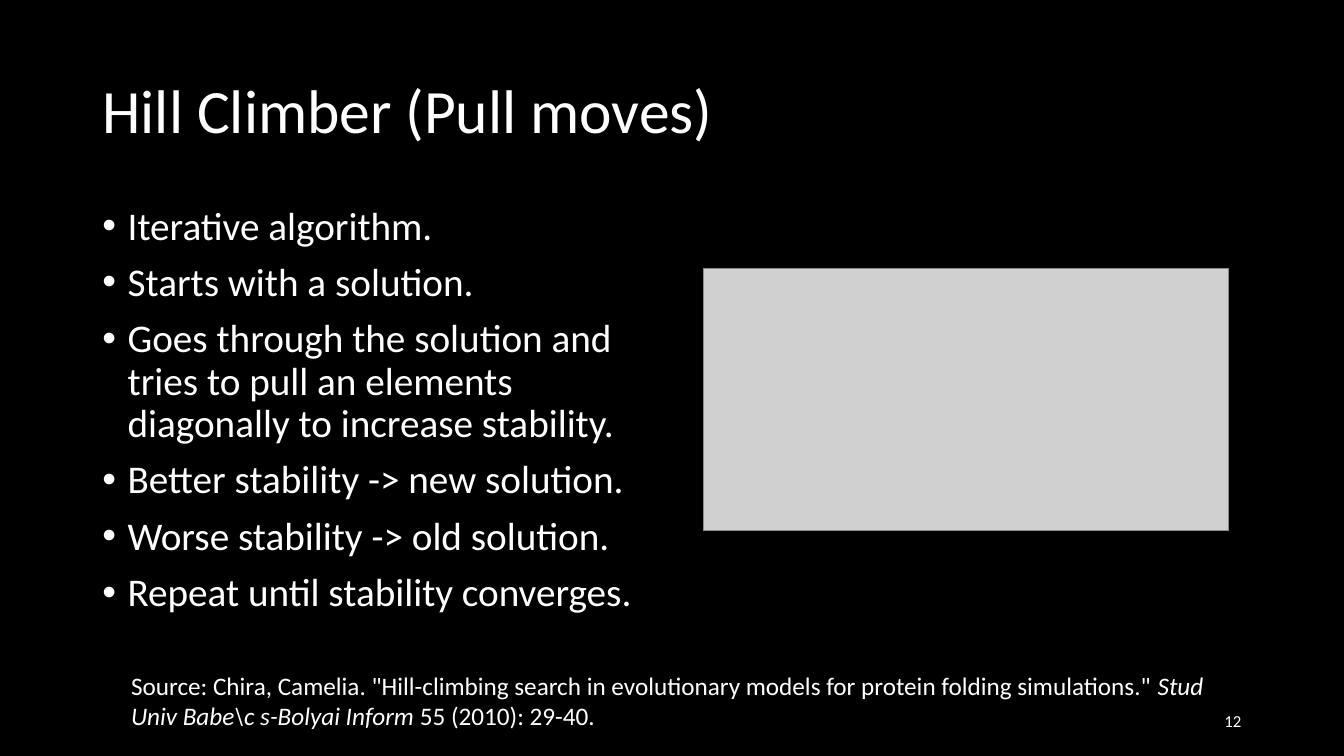
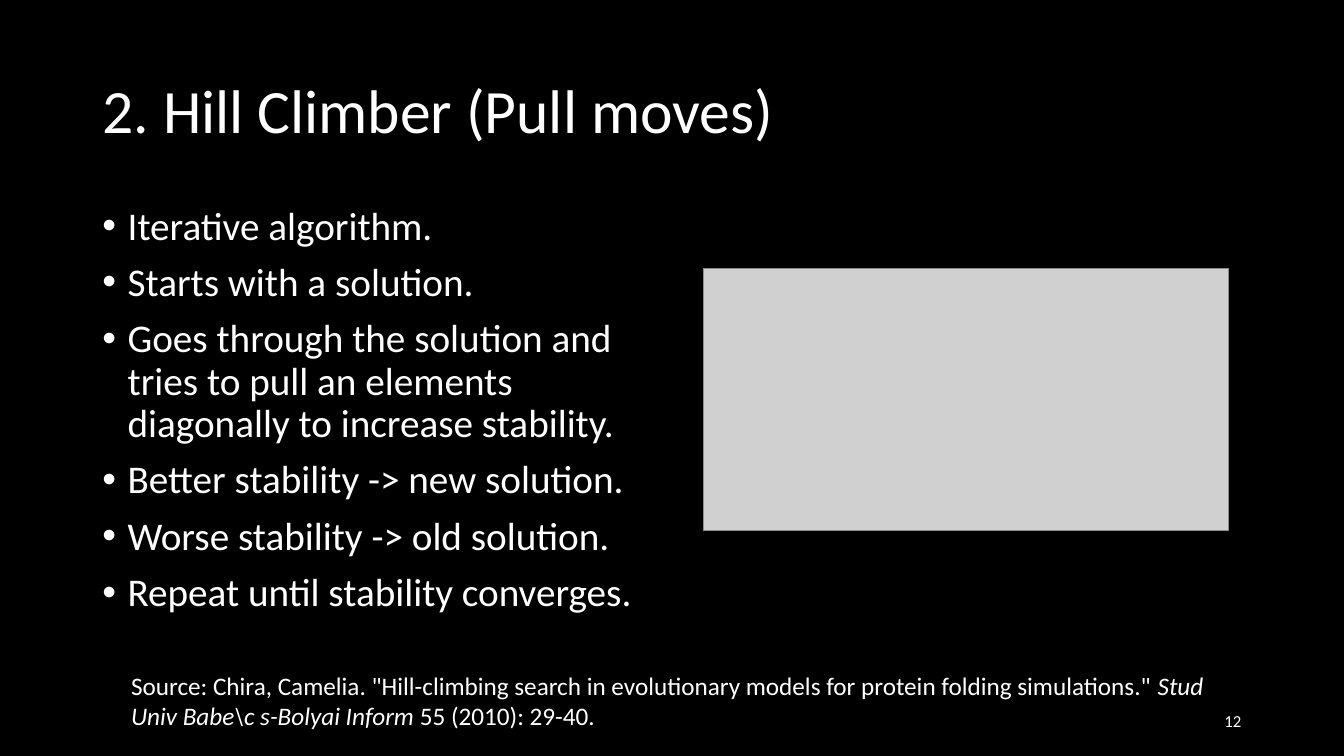
Before and after one commit to Loek21/Protein-Pow-d-er, a slide deck: slide 12 of Documentation/PPP, Week 2, Meeting 1.pptx. Drawn at 1344x756 pixels with LibreOffice and Linux fonts; fonts in the diff are those of the drawing; grey boxes stand for pictures. Boxes give left, top, right and bottom in pixels: in the first picture for what was removed or moved away, otherwise in the second. Text is boxed around its words. In the diff, an @@ line names an element or a change of style, - is before the commit and + after.

Commit message:
PPP: Update
Done:
My slides
Numbering of titles
Added few pictures in my slides
Reformatted presentationformat slide
Removed Datastructure reminder slide

```diff
--- a/Documentation/PPP, Week 2, Meeting 1.pptx
+++ b/Documentation/PPP, Week 2, Meeting 1.pptx
@@ title at bbox=[102, 88, 773, 142]: text changed @@
-Hill Climber (Pull moves)
+2. Hill Climber (Pull moves)
```
Also in this commit, not shown: 14 other slides changed, 2 other files.
